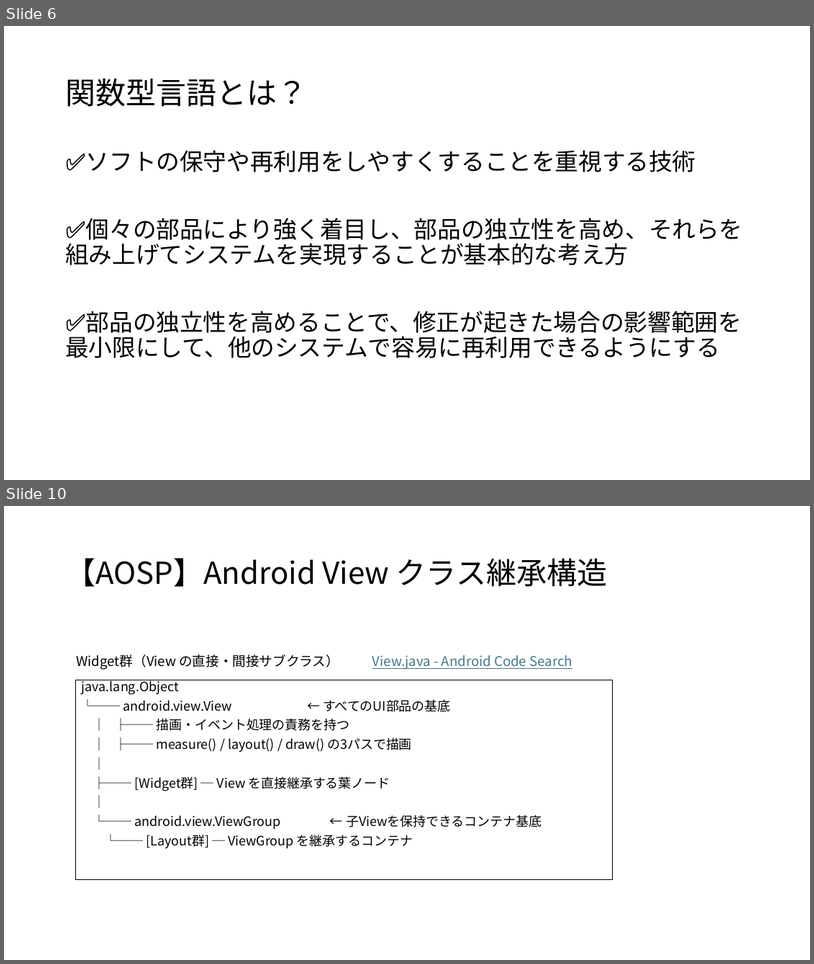
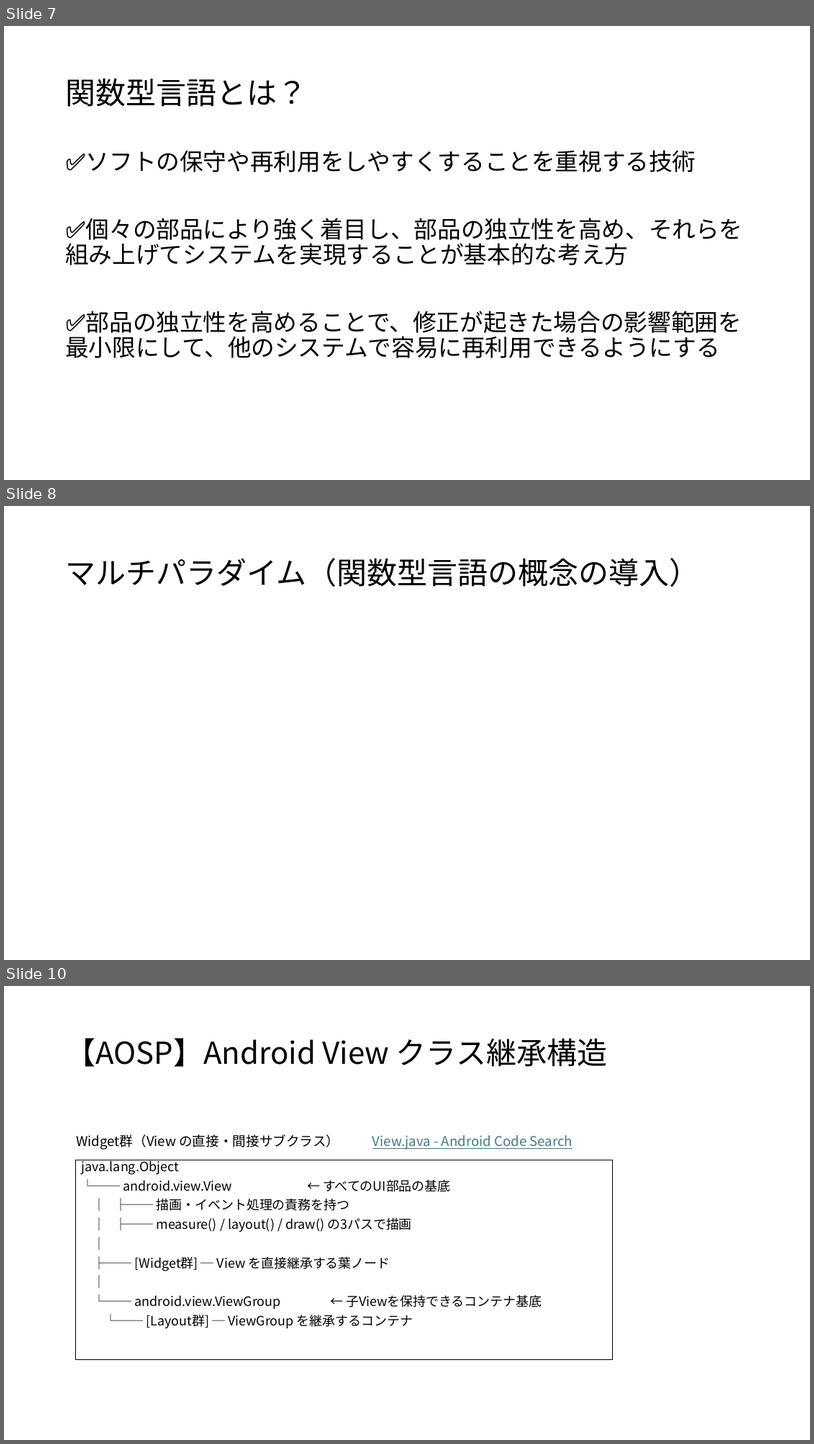
Before and after one commit to koga-miko/misc, a slide deck: java-report/OOP概要.pptx. Shown one above the other, each under a label of ours: slides 6 and 10 before the commit, slides 7, 8 and 10 after it; the slides between them are not shown. The pictures are 814x964 and 814x1444 pixels, drawn with LibreOffice and Linux fonts; fonts in the diff are those of the drawing. Boxes give left, top, right and bottom in pixels: in the first picture for what was removed or moved away, otherwise in the second. Text is boxed around its words. In the diff, an @@ line names an element or a change of style, - is before the commit and + after.

```diff
--- a/java-report/OOP概要.pptx
+++ b/java-report/OOP概要.pptx
@@ slide 8 added at (4,506,810,960), background #FFFFFF @@
@@ title added at (65,558,700,587), 36 pt, text #000000 @@
+マルチパラダイム（関数型言語の概念の導入）
@@ what was slide 6 is now slide 7 @@
```
Also in this commit, not shown: 4 slides changed, 2 other slides added, 4 slides removed, 2 other files.
